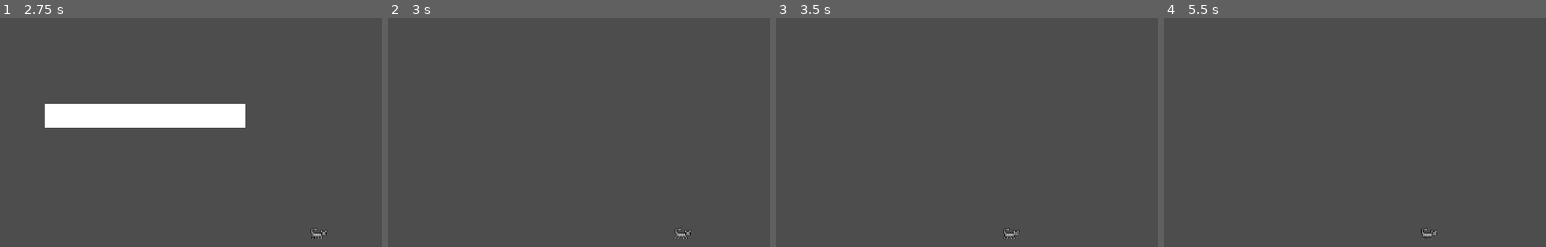
Above: before the commit, frames 1-4 (left to right).
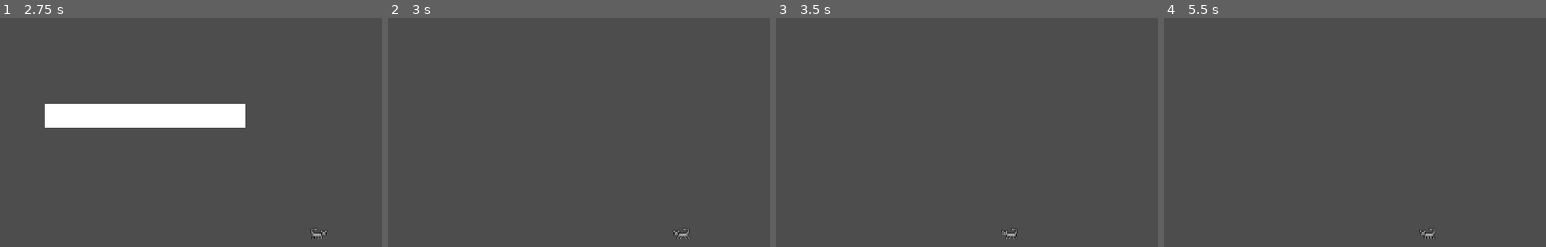
Above: after the commit, the same moments.

Repository: OVERKODE/2D-Platformer
Game: Godot game, scene res://SCENES/MENU.tscn
Same seed, same stepped clock (60 frames per second), same inputs: the game is played once before the commit and once after it.
Inputs (mouse positions are % of the whole screen's width and height, from its top left):
- Up to frame 1 (2.75 s): click (51, 65) at 0.5 s; tap Enter at 1.25 s; hold D (move_right) from 1.28 s (still down); tap Space (jump) at 1.52, 2, 2.27 s
- Up to frame 2 (3 s): release D (move_right) at 2.78 s; hold A (move_left) from 2.78 s (still down)
- Up to frame 3 (3.5 s): keep holding A (move_left)
- Up to frame 4 (5.5 s): release A (move_left) at 3.53 s; hold D (move_right) 3.53-5.03 s; tap Space (jump) at 3.77, 4.52, 5.27 s; tap Enter at 5 s; hold A (move_left) from 5.03 s (still down)
The pictures show only the part of the screen within x 18-68%, y 13-63%; the shares and areas given below are measured in that part.

Frame 1 is identical in both runs. In frame 2, 0.1% of the frame differs, in the area x 74-80%, y 91-97%; in frame 3, less than 0.1%; in frame 4, less than 0.1%.

Commit message:
Update player.gd
Направление текстуры объекта теперь меняется при помощи 
".flip_h", для этого создана переменная player_flip, которая зависит от направления движения.

Diff:
--- a/SCRIPTS/player.gd
+++ b/SCRIPTS/player.gd
@@ -1,6 +1,6 @@
 extends CharacterBody2D
 
-
+var player_flip: bool
 const SPEED = 200.0
 const JUMP_VELOCITY = -400.0
 @export var anim: AnimatedSprite2D
@@ -12,9 +12,9 @@
 		velocity += get_gravity() * delta
 	var direction := Input.get_axis("move_left", "move_right")
 	if direction == -1:
-		$AnimatedSprite2D.flip_h = true
+		player_flip = true
 	elif direction == 1:
-		$AnimatedSprite2D.flip_h = false
+		player_flip = false
 	if Input.is_action_just_pressed("jump") and is_on_floor():
 		velocity.y = JUMP_VELOCITY
 	if direction:
@@ -23,14 +23,11 @@
 		velocity.x = move_toward(velocity.x, 0, SPEED)
 
 	# Animation
-	if Input.is_action_pressed("move_left"):
-		$AnimatedSprite2D.play("run_left")
-	if Input.is_action_pressed("move_right"):
+	if Input.is_action_pressed("move_right") or Input.is_action_pressed("move_left"):
 		$AnimatedSprite2D.play("run_right")
-	if Input.is_action_just_released("move_left"):
-		$AnimatedSprite2D.play("idle_left")
-	if Input.is_action_just_released("move_right"):
+	if Input.is_action_just_released("move_right") or Input.is_action_just_released("move_left"):
 		$AnimatedSprite2D.play("idle_right")
+	$AnimatedSprite2D.flip_h = player_flip
 	move_and_slide()
 
 func _physics_process(delta: float) -> void:
